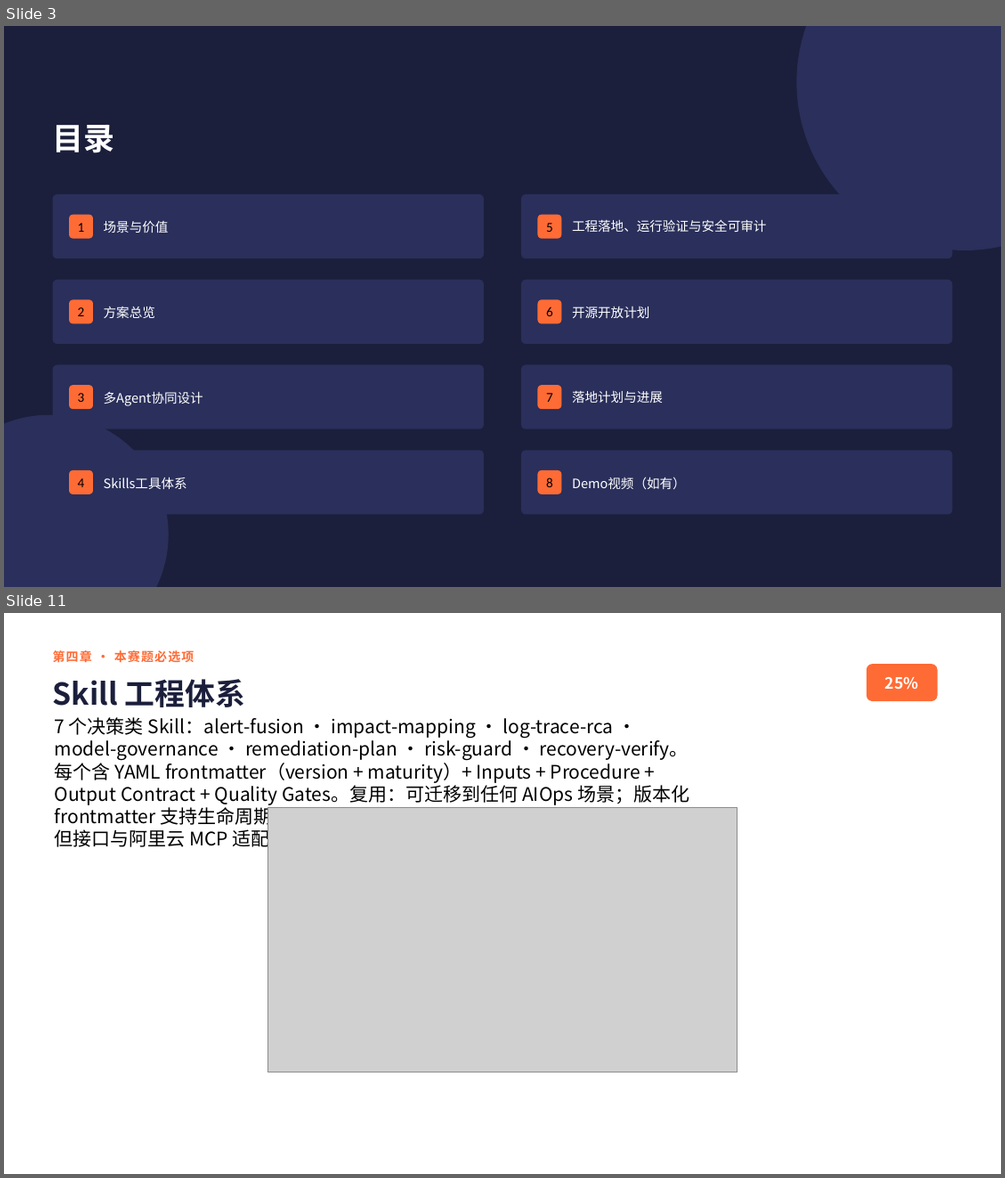
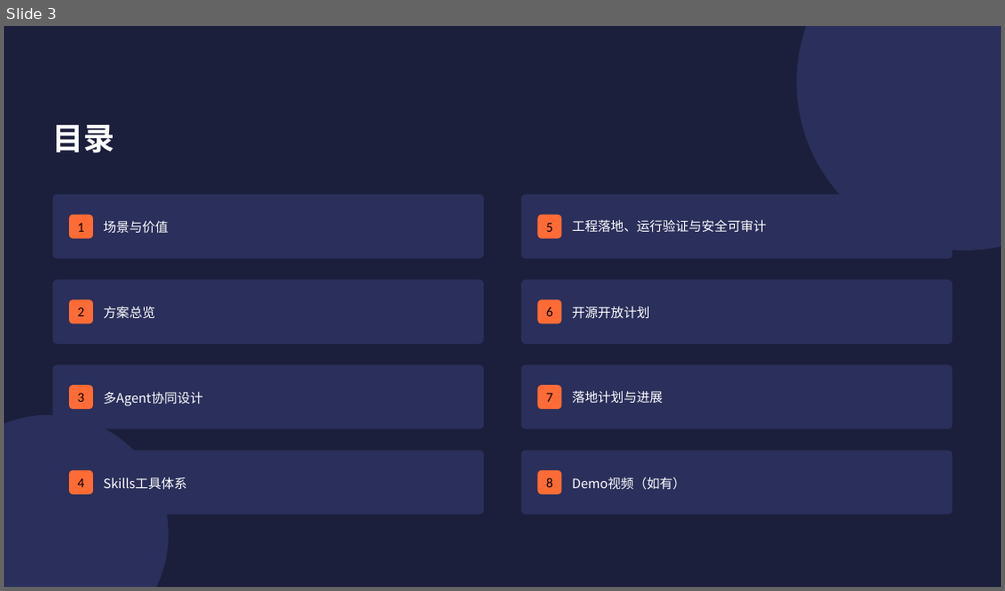
Before and after one commit to libo9922/edge-aiops-demo, a slide deck: docs/edge-aiops-submission.pptx. Shown one above the other, each under a label of ours: slides 3 and 11 before the commit, slide 3 after it; the slides between them are not shown. The pictures are 1005x1178 and 1005x591 pixels, drawn with LibreOffice and Linux fonts; fonts in the diff are those of the drawing; grey boxes stand for pictures. Boxes give left, top, right and bottom in pixels: in the first picture for what was removed or moved away, otherwise in the second. Text is boxed around its words. In the diff, an @@ line names an element or a change of style, - is before the commit and + after.

Commit message:
feat(ppt): regenerate using OpsPilot reference template (text-only, no architecture screenshots, with team info)

```diff
--- a/docs/edge-aiops-submission.pptx
+++ b/docs/edge-aiops-submission.pptx
@@ slide 11 removed at <box>4,613,1001,1174</box>, background #FFFFFF @@
@@ text removed at <box>53,650,194,662</box> @@
-第四章 · 本赛题必选项
@@ rounded rectangle removed at <box>866,664,938,701</box> @@
@@ text removed at <box>53,679,244,707</box> @@
-Skill 工程体系
@@ text removed at <box>885,677,918,689</box> @@
-25%
@@ text removed at <box>55,717,689,850</box> @@
-7 个决策类 Skill：alert-fusion · impact-mapping · log-trace-rca · model-governance · remediation-plan · risk-guard · recovery-verify。每个含 YAML frontmatter（version + maturity）+ Inputs + Procedure + Output Contract + Quality Gates。复用：可迁移到任何 AIOps 场景；版本化 frontmatter 支持生命周期管理。官方 Skills：Edge AIOps 不强依赖云产品，但接口与阿里云 MCP 适配层对齐，未来可接入。
@@ picture removed at <box>268,807,737,1072</box> @@
```
Also in this commit, not shown: 7 slides changed, 11 slides added, 10 other slides removed, 1 other file.
